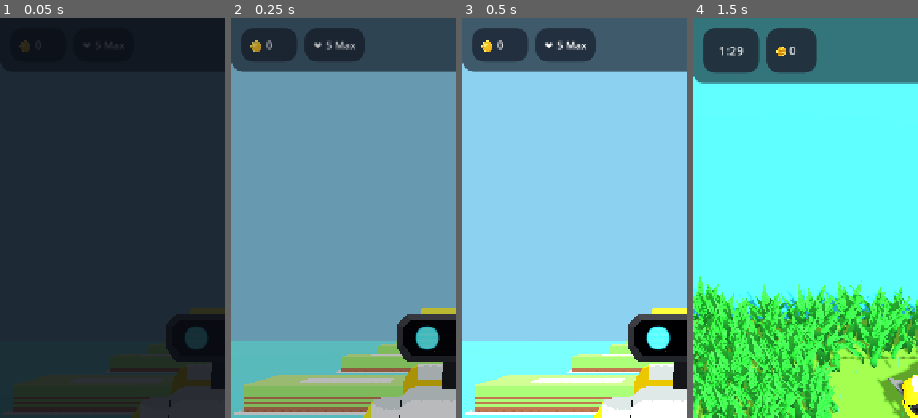
Above: before the commit, frames 1-4 (left to right).
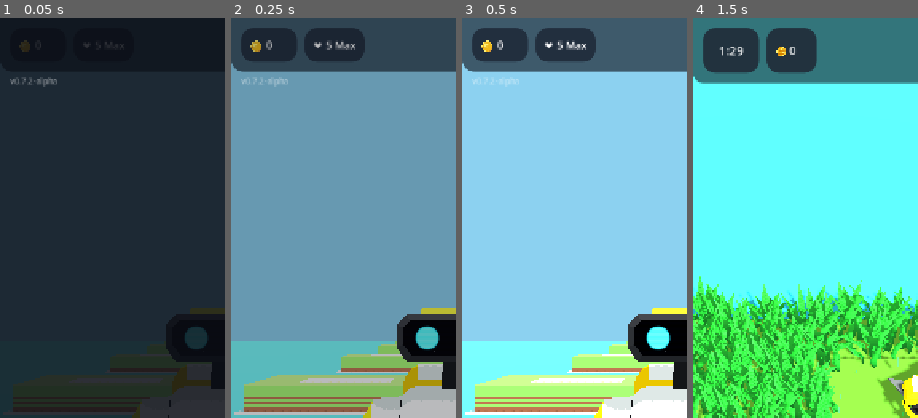
Above: after the commit, the same moments.

Repository: rogerbif/grass-cut-bot
Game: Godot game, scene res://scenes/menu/main_menu.tscn
The game is run twice, just before and just after one commit, with the same random seed, the same clock (stepped at 60 frames per second) and the same inputs.
Inputs (mouse positions are % of the whole screen's width and height, from its top left):
- Up to frame 1 (0.05 s): no input
- Up to frame 2 (0.25 s): no input
- Up to frame 3 (0.5 s): no input
- Up to frame 4 (1.5 s): click "Level 1 ▶" at 0.5 s; tap Enter at 1.25 s; move the mouse to (72, 45) at 1.27 s; hold Right (ui_right) from 1.28 s (still down); hold Alt from 1.28 s (still down); click (72, 45) at 1.42 s
The pictures show only the part of the screen within x 0-50%, y 0-50%; the shares and areas given below are measured in that part.

The runs differ from the first frame. In frame 1, 0.2% of the frame differs, in the area x 4-26%, y 14-18%; in frame 2, 0.1%; in frame 3, 0.1%; in frame 4, nothing differs.

Commit message:
feat: implementa sistema de versionamento Game SemVer (v0.7.2-alpha)

Diff:
--- a/project.godot
+++ b/project.godot
@@ -11,9 +11,10 @@
 [application]
 
 config/name="Grass Cut Bot"
-config/version="0.7.2"
+config/version="0.7.2-alpha"
 run/main_scene="res://scenes/menu/main_menu.tscn"
 config/features=PackedStringArray("4.7", "Mobile")
+boot_splash/image="uid://3pegaomvcdut"
 config/icon="res://icon.svg"
 
 [autoload]
--- a/scenes/menu/main_menu.tscn
+++ b/scenes/menu/main_menu.tscn
@@ -177,3 +177,13 @@
 grow_vertical = 2
 mouse_filter = 2
 color = Color(0.04, 0.05, 0.08, 1)
+
+[node name="VersionBadge" type="Label" parent="CanvasLayer"]
+offset_left = 16.0
+offset_top = 92.0
+offset_right = 160.0
+offset_bottom = 114.0
+mouse_filter = 2
+theme_override_colors/font_color = Color(1, 1, 1, 0.45)
+theme_override_font_sizes/font_size = 13
+text = "v0.7.2-alpha"
--- /dev/null
+++ b/scripts/core/game_version.gd
@@ -0,0 +1,68 @@
+class_name GameVersion
+extends RefCounted
+
+## Gerenciador Central de Versionamento - Grass Cut Bot (Game SemVer).
+## Fonte única de verdade para a versão do jogo, ciclo de maturidade (Alpha, Beta, Gold)
+## e compatibilidade de saves e presets de exportação.
+
+const MAJOR: int = 0
+const MINOR: int = 7
+const PATCH: int = 2
+const STAGE: String = "ALPHA" # "PRE-ALPHA", "ALPHA", "BETA", "RC", "RELEASE"
+const BUILD_TYPE: String = "dev" # "dev", "nightly", "public"
+
+## Retorna a string semântica padrão com prefixo 'v' (ex: "v0.7.2-alpha")
+static func get_version_string() -> String:
+	var base: String = "v%d.%d.%d" % [MAJOR, MINOR, PATCH]
+	if not STAGE.is_empty() and STAGE.to_upper() != "RELEASE":
+		base += "-%s" % STAGE.to_lower()
+	return base
+
+## Retorna a versão crua sem prefixo 'v' para o project.godot (ex: "0.7.2-alpha")
+static func get_raw_version() -> String:
+	var base: String = "%d.%d.%d" % [MAJOR, MINOR, PATCH]
+	if not STAGE.is_empty() and STAGE.to_upper() != "RELEASE":
+		base += "-%s" % STAGE.to_lower()
+	return base
+
+## Retorna o nome completo com título do jogo (ex: "Grass Cut Bot v0.7.2-alpha")
+static func get_display_name() -> String:
+	return "Grass Cut Bot %s" % get_version_string()
+
+## Retorna um código numérico de versão para versionCode do Android (ex: 702 para 0.7.2)
+static func get_version_code() -> int:
+	return MAJOR * 10000 + MINOR * 100 + PATCH
+
+## Retorna se a versão atual é Pre-Alpha
+static func is_pre_alpha() -> bool:
+	return STAGE.to_upper() == "PRE-ALPHA"
+
+## Retorna se a versão atual é Alpha
+static func is_alpha() -> bool:
+	return STAGE.to_upper() == "ALPHA"
+
+## Retorna se a versão atual é Beta
+static func is_beta() -> bool:
+	return STAGE.to_upper() == "BETA"
+
+## Retorna se a versão atual é Release Candidate (Freeze)
+static func is_rc() -> bool:
+	return STAGE.to_upper() == "RC"
+
+## Retorna se a versão atual é de Lançamento Comercial / Gold Master
+static func is_release() -> bool:
+	return STAGE.to_upper() == "RELEASE" or (MAJOR >= 1 and STAGE.is_empty())
+
+## Retorna um dicionário estruturado com todos os metadados da versão
+static func get_full_info() -> Dictionary:
+	return {
+		"version_string": get_version_string(),
+		"raw_version": get_raw_version(),
+		"display_name": get_display_name(),
+		"version_code": get_version_code(),
+		"major": MAJOR,
+		"minor": MINOR,
+		"patch": PATCH,
+		"stage": STAGE,
+		"build_type": BUILD_TYPE
+	}
--- a/scripts/core/save_manager.gd
+++ b/scripts/core/save_manager.gd
@@ -26,6 +26,8 @@
 func get_default_save() -> Dictionary:
 	return {
 		"version": CURRENT_SAVE_VERSION,
+		"game_version": GameVersion.get_version_string(),
+		"game_version_code": GameVersion.get_version_code(),
 		"saved_at": int(Time.get_unix_time_from_system()),
 		"settings": {
 			"music_enabled": true,
@@ -103,6 +105,10 @@
 
 	if loaded.has("version"):
 		merged["version"] = loaded["version"]
+	if loaded.has("game_version"):
+		merged["game_version"] = loaded["game_version"]
+	if loaded.has("game_version_code"):
+		merged["game_version_code"] = loaded["game_version_code"]
 	if loaded.has("saved_at"):
 		merged["saved_at"] = loaded["saved_at"]
 
@@ -150,6 +156,8 @@
 		save_data = get_default_save()
 
 	save_data["saved_at"] = int(Time.get_unix_time_from_system())
+	save_data["game_version"] = GameVersion.get_version_string()
+	save_data["game_version_code"] = GameVersion.get_version_code()
 
 	# Sincroniza estado ativo dos singletons se existirem
 	if UpgradeManager != null:
--- a/scripts/menu/main_menu.gd
+++ b/scripts/menu/main_menu.gd
@@ -21,12 +21,16 @@
 @onready var tab_collection: Control = $CanvasLayer/TabViews/TabCollection
 @onready var tab_store: Control = $CanvasLayer/TabViews/TabStore
 @onready var fade_rect: ColorRect = $CanvasLayer/FadeRect
+@onready var version_badge: Label = $CanvasLayer.get_node_or_null("VersionBadge") as Label
 
 var total_levels_count: int = 3
 var island_nodes: Array[Node3D] = []
 var selected_level: int = 1
 
 func _ready() -> void:
+	if version_badge != null:
+		version_badge.text = GameVersion.get_version_string()
+
 	if fade_rect != null:
 		fade_rect.visible = true
 		fade_rect.modulate.a = 1.0
--- /dev/null
+++ b/scripts/tools/bump_version.gd
@@ -0,0 +1,192 @@
+@tool
+class_name BumpVersionTool
+extends EditorScript
+
+## Ferramenta de Gerenciamento e Incremento de Versão - Grass Cut Bot (Game SemVer).
+## Atualiza atomicamente os 3 arquivos canônicos:
+## 1. res://scripts/core/game_version.gd
+## 2. res://project.godot
+## 3. res://export_presets.cfg
+##
+## Modo de uso no Godot Editor:
+## Abra este script no Script Editor da Godot e pressione Ctrl+Shift+X (ou File -> Run).
+
+const GAME_VERSION_PATH: String = "res://scripts/core/game_version.gd"
+const PROJECT_GODOT_PATH: String = "res://project.godot"
+const EXPORT_PRESETS_PATH: String = "res://export_presets.cfg"
+
+enum BumpMode {
+	PATCH,   # +1 Correção / Ajuste / Polimento
+	MINOR,   # +1 Novo Sistema / Fases / Entidades
+	TO_BETA, # Transição para BETA (Feature Complete)
+	TO_RC,   # Transição para RC (Release Candidate / Freeze)
+	TO_RELEASE # Transição para Lançamento Gold 1.0
+}
+
+func _run() -> void:
+	# Por padrão no _run() avança 1 PATCH. Altere o enum abaixo conforme a necessidade.
+	bump(BumpMode.PATCH)
+
+static func bump(mode: BumpMode = BumpMode.PATCH) -> void:
+	print("[BUMP_VERSION] Iniciando processo de atualização de versão...")
+
+	var major: int = GameVersion.MAJOR
+	var minor: int = GameVersion.MINOR
+	var patch: int = GameVersion.PATCH
+	var stage: String = GameVersion.STAGE
+
+	print("[BUMP_VERSION] Versão atual em memória: %s" % GameVersion.get_version_string())
+
+	match mode:
+		BumpMode.PATCH:
+			patch += 1
+		BumpMode.MINOR:
+			minor += 1
+			patch = 0
+		BumpMode.TO_BETA:
+			stage = "BETA"
+			patch = 0
+		BumpMode.TO_RC:
+			stage = "RC"
+			patch = 0
+		BumpMode.TO_RELEASE:
+			stage = "RELEASE"
+			if major == 0:
+				major = 1
+				minor = 0
+				patch = 0
+
+	var new_ver_str: String = "v%d.%d.%d" % [major, minor, patch]
+	if not stage.is_empty() and stage.to_upper() != "RELEASE":
+		new_ver_str += "-%s" % stage.to_lower()
+
+	var raw_version: String = "%d.%d.%d" % [major, minor, patch]
+	if not stage.is_empty() and stage.to_upper() != "RELEASE":
+		raw_version += "-%s" % stage.to_lower()
+
+	var version_code: int = major * 10000 + minor * 100 + patch
+
+	print("[BUMP_VERSION] Nova versão calculada: %s (Raw: %s, Code: %d)" % [new_ver_str, raw_version, version_code])
+
+	# 1. Atualiza scripts/core/game_version.gd
+	var gv_content: String = """class_name GameVersion
+extends RefCounted
+
+## Gerenciador Central de Versionamento - Grass Cut Bot (Game SemVer).
+## Fonte única de verdade para a versão do jogo, ciclo de maturidade (Alpha, Beta, Gold)
+## e compatibilidade de saves e presets de exportação.
+
+const MAJOR: int = %d
+const MINOR: int = %d
+const PATCH: int = %d
+const STAGE: String = "%s" # "PRE-ALPHA", "ALPHA", "BETA", "RC", "RELEASE"
+const BUILD_TYPE: String = "dev" # "dev", "nightly", "public"
+
+## Retorna a string semântica padrão com prefixo 'v' (ex: "v0.7.2-alpha")
+static func get_version_string() -> String:
+\tvar base: String = "v%%d.%%d.%%d" %% [MAJOR, MINOR, PATCH]
+\tif not STAGE.is_empty() and STAGE.to_upper() != "RELEASE":
+\t\tbase += "-%%s" %% STAGE.to_lower()
+\treturn base
+
+## Retorna a versão crua sem prefixo 'v' para o project.godot (ex: "0.7.2-alpha")
+static func get_raw_version() -> String:
+\tvar base: String = "%%d.%%d.%%d" %% [MAJOR, MINOR, PATCH]
+\tif not STAGE.is_empty() and STAGE.to_upper() != "RELEASE":
+\t\tbase += "-%%s" %% STAGE.to_lower()
+\treturn base
+
+## Retorna o nome completo com título do jogo (ex: "Grass Cut Bot v0.7.2-alpha")
+static func get_display_name() -> String:
+\treturn "Grass Cut Bot %%s" %% get_version_string()
+
+## Retorna um código numérico de versão para versionCode do Android (ex: 702 para 0.7.2)
+static func get_version_code() -> int:
+\treturn MAJOR * 10000 + MINOR * 100 + PATCH
+
+## Retorna se a versão atual é Pre-Alpha
+static func is_pre_alpha() -> bool:
+\treturn STAGE.to_upper() == "PRE-ALPHA"
+
+## Retorna se a versão atual é Alpha
+static func is_alpha() -> bool:
+\treturn STAGE.to_upper() == "ALPHA"
+
+## Retorna se a versão atual é Beta
+static func is_beta() -> bool:
+\treturn STAGE.to_upper() == "BETA"
+
+## Retorna se a versão atual é Release Candidate (Freeze)
+static func is_rc() -> bool:
+\treturn STAGE.to_upper() == "RC"
+
+## Retorna se a versão atual é de Lançamento Comercial / Gold Master
+static func is_release() -> bool:
+\treturn STAGE.to_upper() == "RELEASE" or (MAJOR >= 1 and STAGE.is_empty())
+
+## Retorna um dicionário estruturado com todos os metadados da versão
+static func get_full_info() -> Dictionary:
+\treturn {
+\t\t"version_string": get_version_string(),
+\t\t"raw_version": get_raw_version(),
+\t\t"display_name": get_display_name(),
+\t\t"version_code": get_version_code(),
+\t\t"major": MAJOR,
+\t\t"minor": MINOR,
+\t\t"patch": PATCH,
+\t\t"stage": STAGE,
+\t\t"build_type": BUILD_TYPE
+\t}
+""" % [major, minor, patch, stage]
+
+	var f_gv: FileAccess = FileAccess.open(GAME_VERSION_PATH, FileAccess.WRITE)
+	if f_gv != null:
+		f_gv.store_string(gv_content)
+		f_gv.close()
+		print("[BUMP_VERSION] -> %s atualizado com sucesso!" % GAME_VERSION_PATH)
+	else:
+		push_error("[BUMP_VERSION] Falha ao abrir %s para escrita!" % GAME_VERSION_PATH)
+		return
+
+	# 2. Atualiza project.godot
+	if FileAccess.file_exists(PROJECT_GODOT_PATH):
+		var f_proj: FileAccess = FileAccess.open(PROJECT_GODOT_PATH, FileAccess.READ)
+		if f_proj != null:
+			var proj_text: String = f_proj.get_as_text()
+			f_proj.close()
+
+			var re_ver: RegEx = RegEx.new()
+			re_ver.compile('config/version="[^"]*"')
+			if re_ver.search(proj_text):
+				proj_text = re_ver.sub(proj_text, 'config/version="%s"' % raw_version)
+			else:
+				proj_text = proj_text.replace('[application]\n', '[application]\n\nconfig/version="%s"\n' % raw_version)
+
+			var f_proj_w: FileAccess = FileAccess.open(PROJECT_GODOT_PATH, FileAccess.WRITE)
+			if f_proj_w != null:
+				f_proj_w.store_string(proj_text)
+				f_proj_w.close()
+				print("[BUMP_VERSION] -> %s atualizado com sucesso!" % PROJECT_GODOT_PATH)
+
+	# 3. Atualiza export_presets.cfg
+	if FileAccess.file_exists(EXPORT_PRESETS_PATH):
+		var f_exp: FileAccess = FileAccess.open(EXPORT_PRESETS_PATH, FileAccess.READ)
+		if f_exp != null:
+			var exp_text: String = f_exp.get_as_text()
+			f_exp.close()
+
+			var re_code: RegEx = RegEx.new()
+			re_code.compile('version/code=\\d+')
+			exp_text = re_code.sub(exp_text, 'version/code=%d' % version_code)
+
+			var re_name: RegEx = RegEx.new()
+			re_name.compile('version/name="[^"]*"')
+			exp_text = re_name.sub(exp_text, 'version/name="%s"' % raw_version)
+
+			var f_exp_w: FileAccess = FileAccess.open(EXPORT_PRESETS_PATH, FileAccess.WRITE)
+			if f_exp_w != null:
+				f_exp_w.store_string(exp_text)
+				f_exp_w.close()
+				print("[BUMP_VERSION] -> %s atualizado com sucesso!" % EXPORT_PRESETS_PATH)
+
+	print("[BUMP_VERSION] Concluído com sucesso! Nova versão ativa: %s" % new_ver_str)
--- a/scripts/ui/settings_modal.gd
+++ b/scripts/ui/settings_modal.gd
@@ -12,6 +12,7 @@
 @onready var reset_btn: Button = $Panel/VBox/SaveSection/VBoxSave.get_node_or_null("ResetBtn") as Button
 
 @onready var support_btn: Button = $Panel/VBox/SupportSection/SupportBtn
+@onready var version_label: Label = $Panel/VBox/SupportSection.get_node_or_null("VersionLabel") as Label
 @onready var close_btn: Button = $Panel/Header/CloseBtn
 @onready var toast_label: Label = $Panel/ToastLabel
 
@@ -22,6 +23,9 @@
 
 func _ready() -> void:
 	process_mode = Node.PROCESS_MODE_ALWAYS
+
+	if version_label != null:
+		version_label.text = "%s • Mobile Edition" % GameVersion.get_display_name()
 
 	if SaveManager != null:
 		music_enabled = bool(SaveManager.get_setting("music_enabled", true))
Not shown, changed: export_presets.cfg
Not shown, changed: GEMINI.md
Not shown, changed: docs/05_arquitetura_e_desenvolvimento/DIRETRIZES_DE_DESENVOLVIMENTO.md
Not shown, added: docs/05_arquitetura_e_desenvolvimento/SISTEMA_DE_VERSIONAMENTO.md
Not shown, added: docs/historico_melhorias/040_sistema_de_versionamento_game_semver.md
Not shown, changed: docs/historico_melhorias/INDICE_MELHORIAS.md
